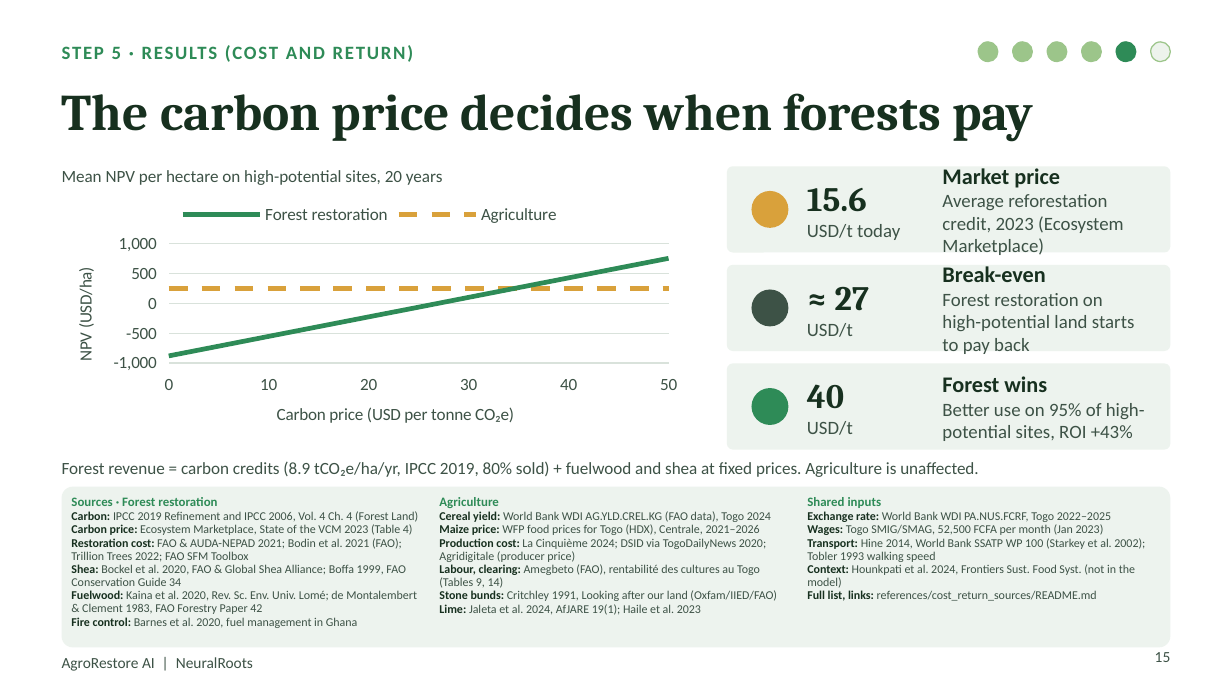
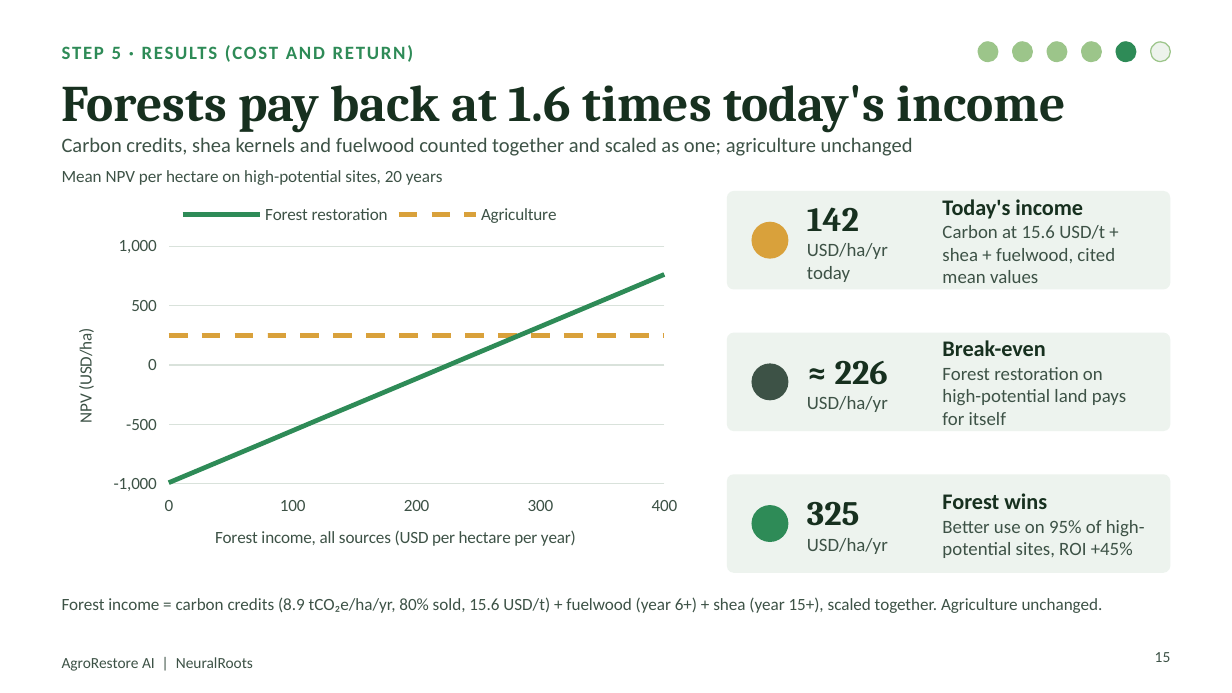
Before and after one commit to TypsonRS/ds-capstoneKSD, a slide deck: slide 15 of PROJECT_DATA_SCIENCE/presentation/AgroRestoreAI_DemoDay.pptx. Drawn at 1232x693 pixels with LibreOffice and Linux fonts; fonts in the diff are those of the drawing. Boxes give left, top, right and bottom in pixels: in the first picture for what was removed or moved away, otherwise in the second. Text is boxed around its words. In the diff, an @@ line names an element or a change of style, - is before the commit and + after.

```diff
--- a/PROJECT_DATA_SCIENCE/presentation/AgroRestoreAI_DemoDay.pptx
+++ b/PROJECT_DATA_SCIENCE/presentation/AgroRestoreAI_DemoDay.pptx
@@ title at (62, 85, 1066, 133): text changed @@
-The carbon price decides when forests pay
+Forests pay back at 1.6 times today's income
@@ text added at (62, 137, 913, 156), 12 pt, text #3D5246 @@
+Carbon credits, shea kernels and fuelwood counted together and scaled as one; agriculture unchanged
@@ scatter lines chart at (49, 191, 690, 573) @@
-Forest restoration: (0, -880), (5, -720), (10, -550), (15, -390), (20, -230), (25, -60), (30, 100), (35, 260), (40, 430), (45, 590), (50, 750)
+Forest restoration: (0, -990), (40, -820), (80, -640), (120, -460), (160, -290), (200, -120), (240, 60), (280, 240), (320, 410), (360, 590), (400, 760)
-Agriculture: (0, 250), (5, 250), (10, 250), (15, 250), (20, 250), (25, 250), (30, 250), (35, 250), (40, 250), (45, 250), (50, 250)
+Agriculture: (0, 250), (40, 250), (80, 250), (120, 250), (160, 250), (200, 250), (240, 250), (280, 250), (320, 250), (360, 250), (400, 250)
@@ category axis title "Carbon price (USD per tonne CO₂e)" to "Forest income, all sources (USD per hectare per year)" @@
@@ category axis changed @@
@@ scatter lines chart: place and size @@
-scatter lines chart at (49, 191, 690, 450)
+scatter lines chart at (49, 191, 690, 573)
@@ rounded rectangle: place and size @@
-rounded rectangle at (727, 166, 1170, 253)
+rounded rectangle at (727, 191, 1170, 290)
@@ text at (807, 207, 888, 282): text changed @@
-15.6
-USD/t today
+142
+USD/ha/yr today
@@ text at (942, 199, 1115, 283): text changed @@
-Market price
-Average reforestation credit, 2023 (Ecosystem Marketplace)
+Today's income
+Carbon at 15.6 USD/t + shea + fuelwood, cited mean values
@@ ellipse: place and size @@
-ellipse at (752, 191, 788, 228)
+ellipse at (752, 222, 788, 259)
@@ rounded rectangle: place and size @@
-rounded rectangle at (727, 265, 1170, 351)
+rounded rectangle at (727, 333, 1170, 431)
@@ text "Break-even": place and size @@
-text "Break-even" at (942, 266, 1135, 354)
+text "Break-even" at (942, 340, 1126, 425)
@@ ellipse: place and size @@
-ellipse at (752, 290, 788, 326)
+ellipse at (752, 363, 788, 400)
@@ text at (807, 360, 888, 412): text changed @@
-≈ 27
-USD/t
+≈ 226
+USD/ha/yr
@@ text at (942, 367, 1126, 425): text changed @@
-Forest restoration on high-potential land starts to pay back
+Forest restoration on high-potential land pays for itself
@@ rounded rectangle: place and size @@
-rounded rectangle at (727, 363, 1170, 450)
+rounded rectangle at (727, 474, 1170, 573)
@@ rounded rectangle removed at (62, 487, 1170, 647) @@
@@ text removed at (71, 497, 418, 628) @@
-Sources · Forest restoration
-Carbon: IPCC 2019 Refinement and IPCC 2006, Vol. 4 Ch. 4 (Forest Land)
-Carbon price: Ecosystem Marketplace, State of the VCM 2023 (Table 4)
-Restoration cost: FAO & AUDA-NEPAD 2021; Bodin et al. 2021 (FAO); Trillion Trees 2022; FAO SFM Toolbox
-Shea: Bockel et al. 2020, FAO & Global Shea Alliance; Boffa 1999, FAO Conservation Guide 34
-Fuelwood: Kaina et al. 2020, Rev. Sc. Env. Univ. Lomé; de Montalembert & Clement 1983, FAO Forestry Paper 42
-Fire control: Barnes et al. 2020, fuel management in Ghana
@@ text removed at (439, 497, 777, 615) @@
-Agriculture
-Cereal yield: World Bank WDI AG.YLD.CREL.KG (FAO data), Togo 2024
-Maize price: WFP food prices for Togo (HDX), Centrale, 2021–2026
-Production cost: La Cinquième 2024; DSID via TogoDailyNews 2020; Agridigitale (producer price)
-Labour, clearing: Amegbeto (FAO), rentabilité des cultures au Togo (Tables 9, 14)
-Stone bunds: Critchley 1991, Looking after our land (Oxfam/IIED/FAO)
-Lime: Jaleta et al. 2024, AfJARE 19(1); Haile et al. 2023
@@ ellipse: place and size @@
-ellipse at (752, 388, 788, 425)
+ellipse at (752, 505, 788, 542)
@@ text at (807, 501, 888, 554): text changed @@
-40
-USD/t
+325
+USD/ha/yr
@@ text removed at (807, 497, 1145, 601) @@
-Shared inputs
-Exchange rate: World Bank WDI PA.NUS.FCRF, Togo 2022–2025
-Wages: Togo SMIG/SMAG, 52,500 FCFA per month (Jan 2023)
-Transport: Hine 2014, World Bank SSATP WP 100 (Starkey et al. 2002); Tobler 1993 walking speed
-Context: Hounkpati et al. 2024, Frontiers Sust. Food Syst. (not in the model)
-Full list, links: references/cost_return_sources/README.md
@@ text "Forest wins": place and size @@
-text "Forest wins" at (942, 376, 1145, 441)
+text "Forest wins" at (942, 493, 1145, 558)
@@ text at (942, 520, 1145, 558): text changed @@
-Better use on 95% of high-potential sites, ROI +43%
+Better use on 95% of high-potential sites, ROI +45%
@@ text at (62, 597, 1103, 613): text changed @@
-Forest revenue = carbon credits (8.9 tCO₂e/ha/yr, IPCC 2019, 80% sold) + fuelwood and shea at fixed prices. Agriculture is unaffected.
+Forest income = carbon credits (8.9 tCO₂e/ha/yr, 80% sold, 15.6 USD/t) + fuelwood (year 6+) + shea (year 15+), scaled together. Agriculture unchanged.
```
Also in this commit, not shown: 1 other slide changed, 2 other files.
